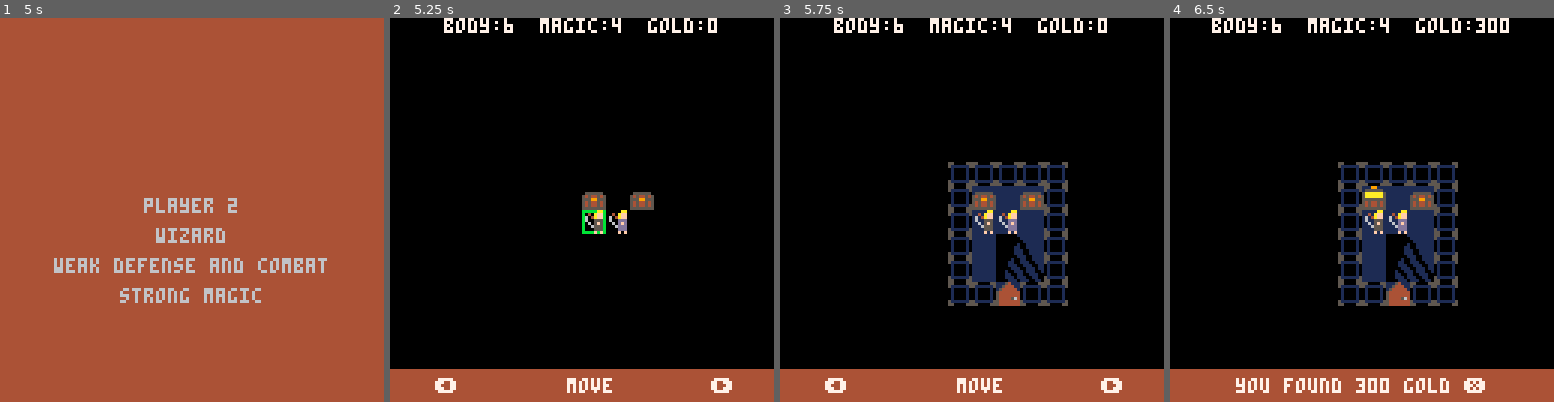
Above: before the commit, frames 1-4 (left to right).
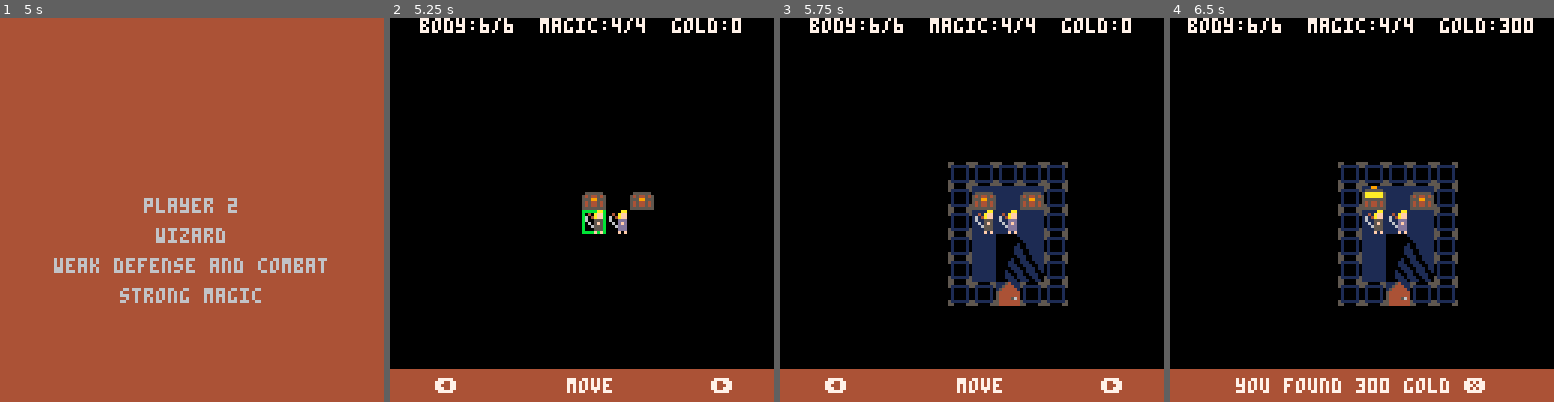
Above: after the commit, the same moments.

Repository: rad-corps/HQuest
Game: PICO-8 cartridge hq.p8
Same seed, same stepped clock (60 frames per second), same inputs: the game is played once before the commit and once after it.
Inputs:
- Up to frame 1 (5 s): tap X (X key) at 0.33, 1.07, 1.85, 2.97, 4.08 s; tap O (Z key) at 0.7, 1.7, 2.1, 2.5, 2.9, 3.3, 3.7, 4.1, 4.5, 4.9 s; hold Right 1.6-2.1 s; hold Up 2.15-2.42 s; hold Right 2.47-3.03 s; hold Left 3.08-3.58 s; hold Down 3.63-3.97 s; hold Right 4.02-4.68 s; hold Up from 4.73 s (still down)
- Up to frame 2 (5.25 s): release Up at 5.03 s; hold Left from 5.08 s (still down); tap X (X key) at 5.2 s
- Up to frame 3 (5.75 s): tap O (Z key) at 5.3, 5.7 s; release Left at 5.68 s; hold Down from 5.73 s (still down)
- Up to frame 4 (6.5 s): release Down at 6.03 s; hold Right from 6.08 s (still down); tap O (Z key) at 6.1 s; tap X (X key) at 6.32 s

Frame 1 is identical in both runs. In frame 2, 0.7% of the frame differs, in the area x 7-92%, y 0-4%; in frame 3, 0.7%; in frame 4, 0.9%, in the area x 4-95%, y 0-4%.

Commit message:
show max stats in gui

Diff:
--- a/hq.p8
+++ b/hq.p8
@@ -382,9 +382,9 @@
 		printh("error in draw_active_actor_stats - actor_index" .. actor_index .. " is nil actor")
 		do return end
 	end
-	local a_str = "body:" .. a.bp
+	local a_str = "body:" .. a.bp .. "/" .. a.max_bp
 	if a.human != nil then
-		a_str = a_str .. "  magic:" .. a.mp .. "  gold:" .. gold
+		a_str = a_str .. "  magic:" .. a.mp .. "/" .. a.max_mp .. "  gold:" .. gold
 	end
 	camera()
 	print(a_str, 64 - #a_str*2,0, 7)
@@ -845,19 +845,19 @@
 		self.armour = armour[2]
 		self.sprite = 0
 		self.max_bp = 8
-		self.mp = 0
+		self.max_mp = 0
 		self.type = 1
 	elseif type == "dwarf" then
 		self.armour = armour[2]
 		self.sprite = 1
 		self.max_bp = 6
-		self.mp = 4
+		self.max_mp = 4
 		self.type = 2
 	elseif type == "wizard" then
 		self.armour = armour[1]
 		self.sprite = 2
 		self.max_bp = 4
-		self.mp = 8
+		self.max_mp = 8
 		self.type = 3
 	end
 
@@ -875,6 +875,7 @@
 
 function player:reset()
 	self.bp = self.max_bp
+	self.mp = self.max_mp
 	self.alive = true
 	self.menu_selection = 1
 	self.item_selection = 1
